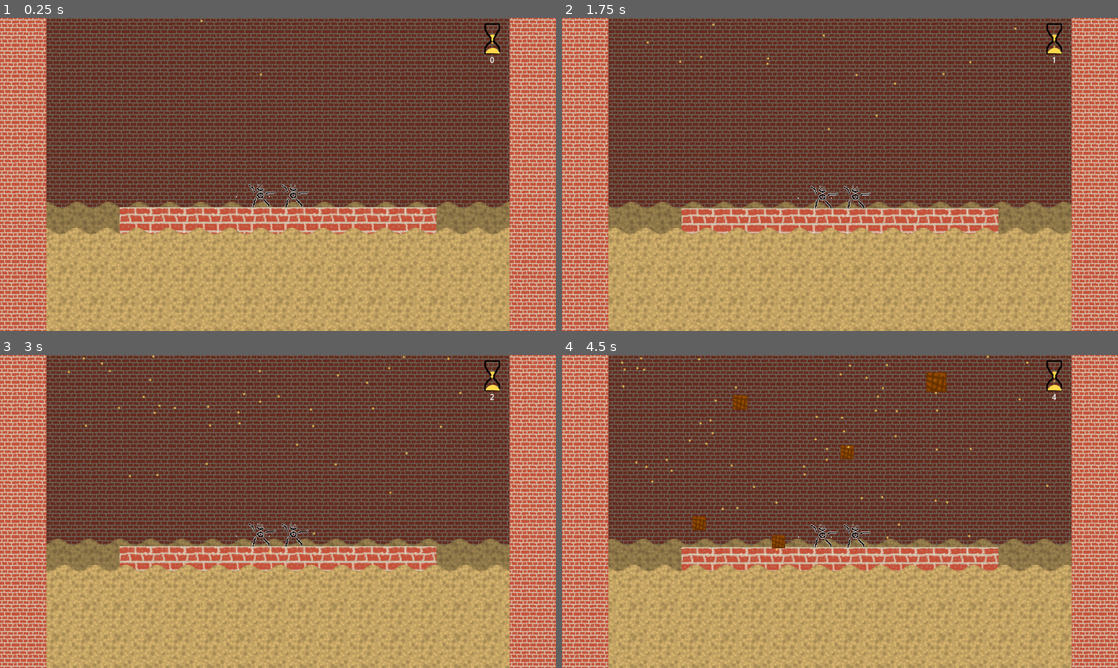
Above: before the commit, frames 1-4 (two rows, left to right).
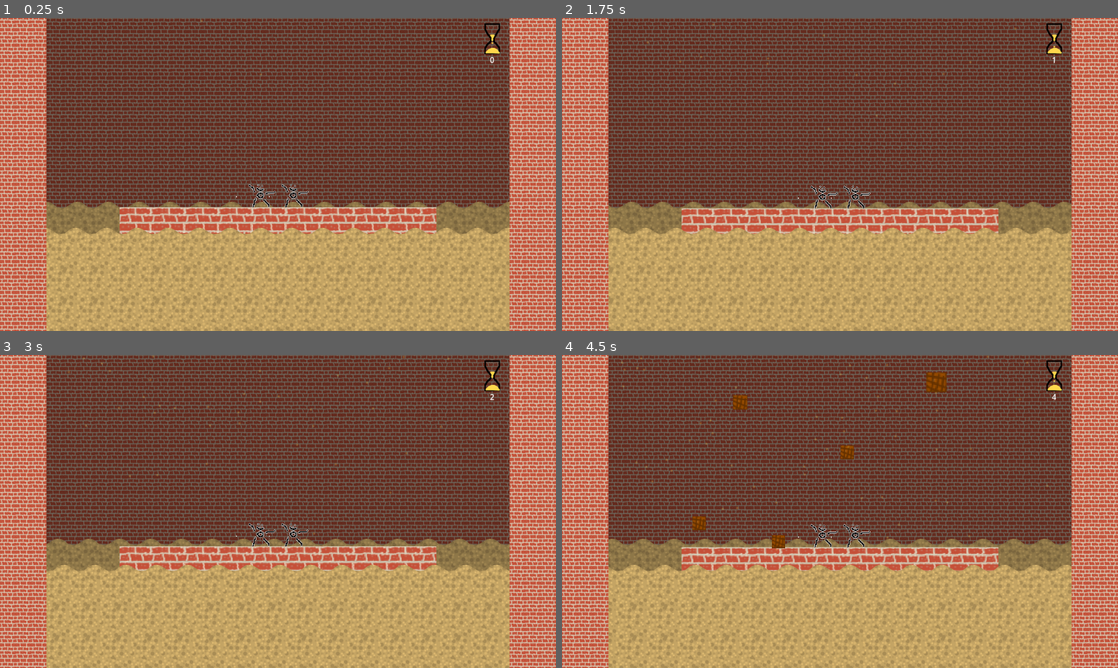
Above: after the commit, the same moments.

Repository: atomazu/quicksand
Game: Godot game, scene res://scenes/main.tscn
Two runs of this game, one before a commit and one after it. Both use one fixed random seed, a clock stepped at 60 frames per second and the inputs below.
Inputs (mouse positions are in pixels of both pictures, inside the frame that each line leads up to):
- Up to frame 1 (0.25 s): no input
- Up to frame 2 (1.75 s): move the mouse to (962, 158) at 0.52 s; tap Mouse wheel up (p1_wheel) at 0.6, 1.35 s; move the mouse to (728, 190) at 1.27 s
- Up to frame 3 (3 s): move the mouse to (333, 442) at 2.02 s; tap Mouse wheel up (p1_wheel) at 2.1, 2.85 s; move the mouse to (250, 574) at 2.77 s
- Up to frame 4 (4.5 s): move the mouse to (1006, 558) at 3.52 s; tap Mouse wheel up (p1_wheel) at 3.6, 4.35 s; move the mouse to (673, 464) at 4.27 s

The runs differ from the first frame. In frame 1, less than 0.1% of the frame differs, in the area x 36-48%, y 0-19%; in frame 2, less than 0.1%; in frame 3, 0.1%; in frame 4, 0.2%, in the area x 10-88%, y 0-63%.

Commit message:
Lower opacity of sand particles

Diff:
--- a/scenes/stage.tscn
+++ b/scenes/stage.tscn
@@ -71,6 +71,7 @@
 [node name="particles" type="Node2D" parent="." unique_id=1658416815]
 
 [node name="GPUParticles2D" type="GPUParticles2D" parent="particles" unique_id=1276660435]
+modulate = Color(1, 1, 1, 0.3137255)
 z_index = 3
 position = Vector2(-3, -764)
 scale = Vector2(4.5, 4.5)
